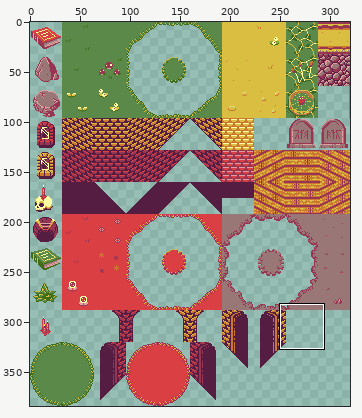
Sprite sheet -- Assets/Sprites/Scenario/tilemap.png. Above: a wide view before the commit, with the close-up outlined.
Close-up. Before the edit:
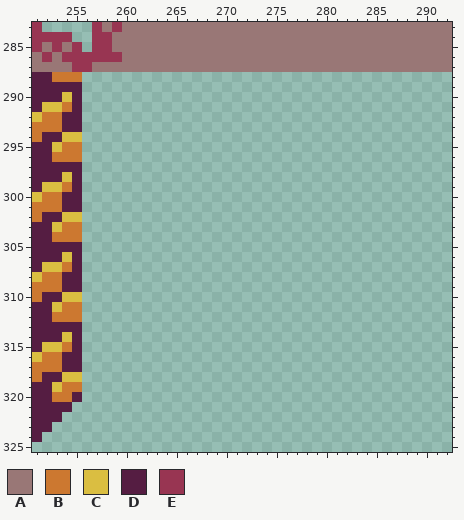
The file is 320x384 pixels. Shown: x 251..292, y 283..325.
Palette (. is transparent): A #997776  B #cc7830  C #dabe41  D #551d42  E #983552
Pixels before, first column x 251:
283 E.....EAEAAAAAAAAAAAAAAAAAAAAAAAAAAAAAAAAA
284 EEEE..EEAAAAAAAAAAAAAAAAAAAAAAAAAAAAAAAAAA
285 EAEAE.EEAAAAAAAAAAAAAAAAAAAAAAAAAAAAAAAAAA
286 AEAEEEEEEAAAAAAAAAAAAAAAAAAAAAAAAAAAAAAAAA
287 AAAAEEAAAAAAAAAAAAAAAAAAAAAAAAAAAAAAAAAAAA
288 DDBBB.....................................
289 DDDDD.....................................
290 DDDCD.....................................
291 DCCBD.....................................
292 CBBDD.....................................
293 BBBDD.....................................
294 BDDCC.....................................
295 DDCBB.....................................
296 DDBBB.....................................
297 DDDDD.....................................
298 DDDCD.....................................
299 DCCBD.....................................
300 CBBDD.....................................
301 BBBDD.....................................
302 BDDCC.....................................
303 DDCBB.....................................
304 DDBBB.....................................
305 DDDDD.....................................
306 DDDCD.....................................
307 DCCBD.....................................
308 CBBDD.....................................
309 BBBDD.....................................
310 BDDCC.....................................
311 DDCBB.....................................
312 DDBBB.....................................
313 DDDDD.....................................
314 DDDCD.....................................
315 DCCBD.....................................
316 CBBDD.....................................
317 BBBDD.....................................
318 BDDCC.....................................
319 DDCBB.....................................
320 DDBBD.....................................
321 DDDD......................................
322 DDD.......................................
323 DD........................................
324 D.........................................
New version:
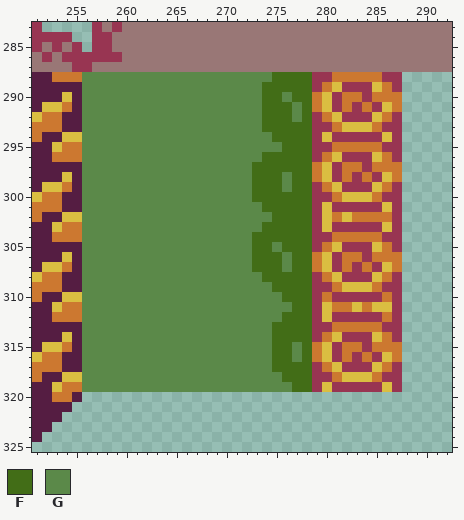
Colours new in this view: F #426d17  G #5b8949
What changed:
Changed rows in their new state; - is an unchanged pixel.
first column x 256:
288 GGGGGGGGGGGGGGGGGGGFFFFEEBBBBBEE
289 GGGGGGGGGGGGGGGGGGFFFFFEBCEEECBE
290 GGGGGGGGGGGGGGGGGGFFGFFBCEBBEBBB
291 GGGGGGGGGGGGGGGGGGFFFGFBCEBEBECB
292 GGGGGGGGGGGGGGGGGGFFFGFEBCEEECBE
293 GGGGGGGGGGGGGGGGGGFFFFFEEBCCCBEE
294 GGGGGGGGGGGGGGGGGGGFFFFECEEEEECE
295 GGGGGGGGGGGGGGGGGGGGFFFEEBBBBBEE
296 GGGGGGGGGGGGGGGGGGFFFFFEBCEEECBE
297 GGGGGGGGGGGGGGGGGFFFFFFBCEBBEBBB
298 GGGGGGGGGGGGGGGGGFFFGFFBCEBEBECB
299 GGGGGGGGGGGGGGGGGFFFGFFEBCEEECBE
300 GGGGGGGGGGGGGGGGGFFFFFFEEBCCCBEE
301 GGGGGGGGGGGGGGGGGGFFFFFECEEEEECE
302 GGGGGGGGGGGGGGGGGGGFFFFECBCBBBBE
303 GGGGGGGGGGGGGGGGGGFFFFFECEEEEECE
304 GGGGGGGGGGGGGGGGGFFFFFFEEBBBBBEE
305 GGGGGGGGGGGGGGGGGFFGFFFEBCEEECBE
306 GGGGGGGGGGGGGGGGGFFFGFFBCEBBEBBB
307 GGGGGGGGGGGGGGGGGFFFGFFBCEBEBECB
308 GGGGGGGGGGGGGGGGGGFFFFFEBCEEECBE
309 GGGGGGGGGGGGGGGGGGGFFFFEEBCCCBEE
310 GGGGGGGGGGGGGGGGGGGGFFFEBEEEEEBE
311 GGGGGGGGGGGGGGGGGGGGGFFECBBCBCCE
312 GGGGGGGGGGGGGGGGGGGGFFFECEEEEEBE
313 GGGGGGGGGGGGGGGGGGGFFFFEEBBBBBEE
314 GGGGGGGGGGGGGGGGGGGFFFFEBCEEECBE
315 GGGGGGGGGGGGGGGGGGGFFGFBCEBBEBBB
316 GGGGGGGGGGGGGGGGGGGFFGFBCEBEBECB
317 GGGGGGGGGGGGGGGGGGGFFFFEBCEEECBE
318 GGGGGGGGGGGGGGGGGGGGFFFEEBCCCBEE
319 GGGGGGGGGGGGGGGGGGGGGFFECEEEEECE
Changed places in both close-ups, as pixel boxes (x1, y1, x2, y2):
added: (82, 72, 402, 392)
